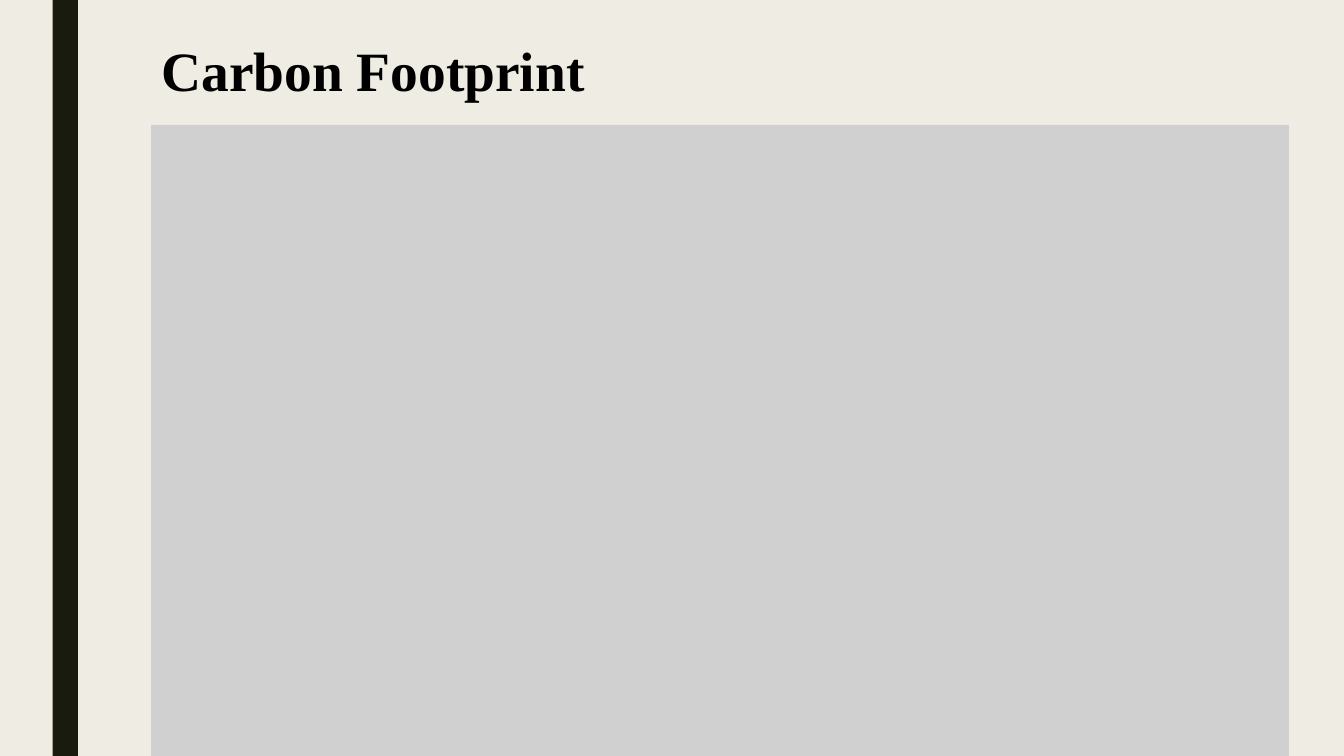
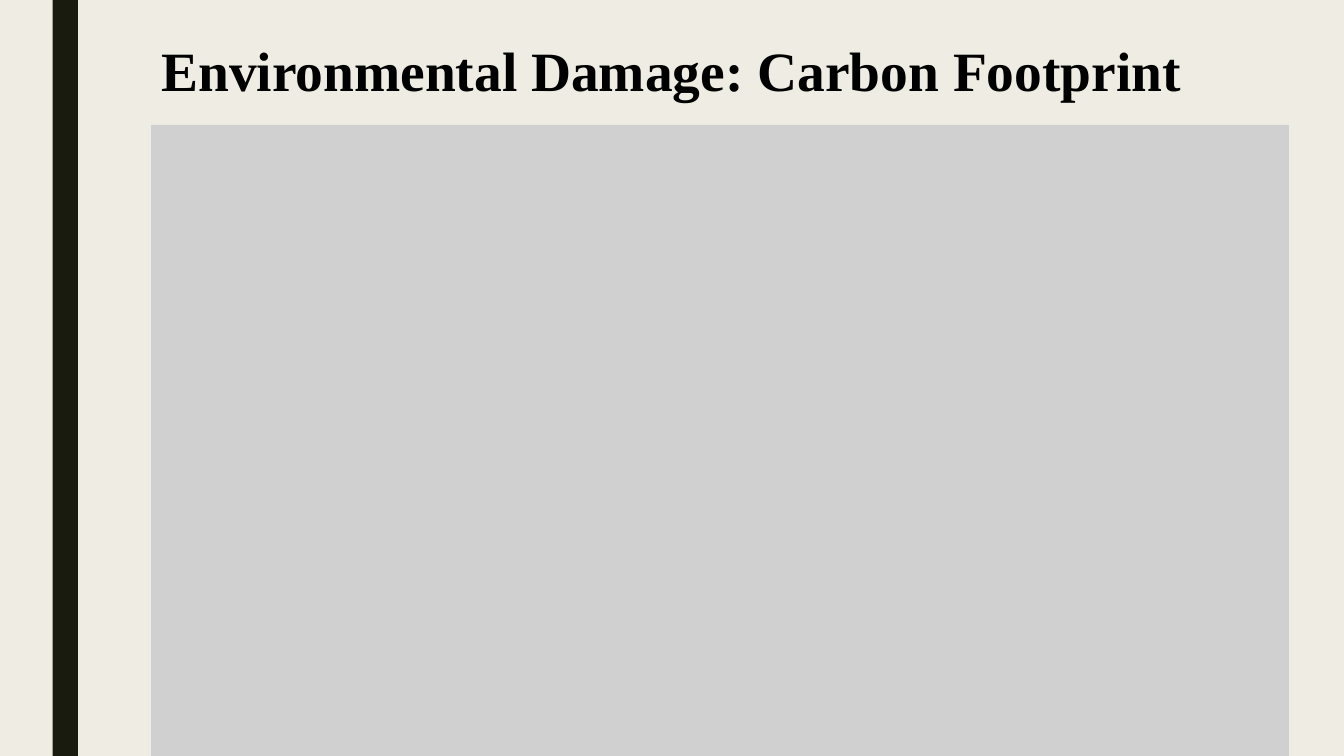
Before and after one commit to shlomi1993/llm-from-scratch, a slide deck: slide 25 of presentation/Lecture Slides.pptx. Drawn at 1344x756 pixels with LibreOffice and Linux fonts; fonts in the diff are those of the drawing; grey boxes stand for pictures. Boxes give left, top, right and bottom in pixels: in the first picture for what was removed or moved away, otherwise in the second. Text is boxed around its words. In the diff, an @@ line names an element or a change of style, - is before the commit and + after.

```diff
--- a/presentation/Lecture Slides.pptx
+++ b/presentation/Lecture Slides.pptx
@@ title at (x1=161, y1=52, x2=1181, y2=101): text changed @@
-Carbon Footprint
+Environmental Damage: Carbon Footprint
```
Also in this commit, not shown: 8 other slides changed, 3 other files.
